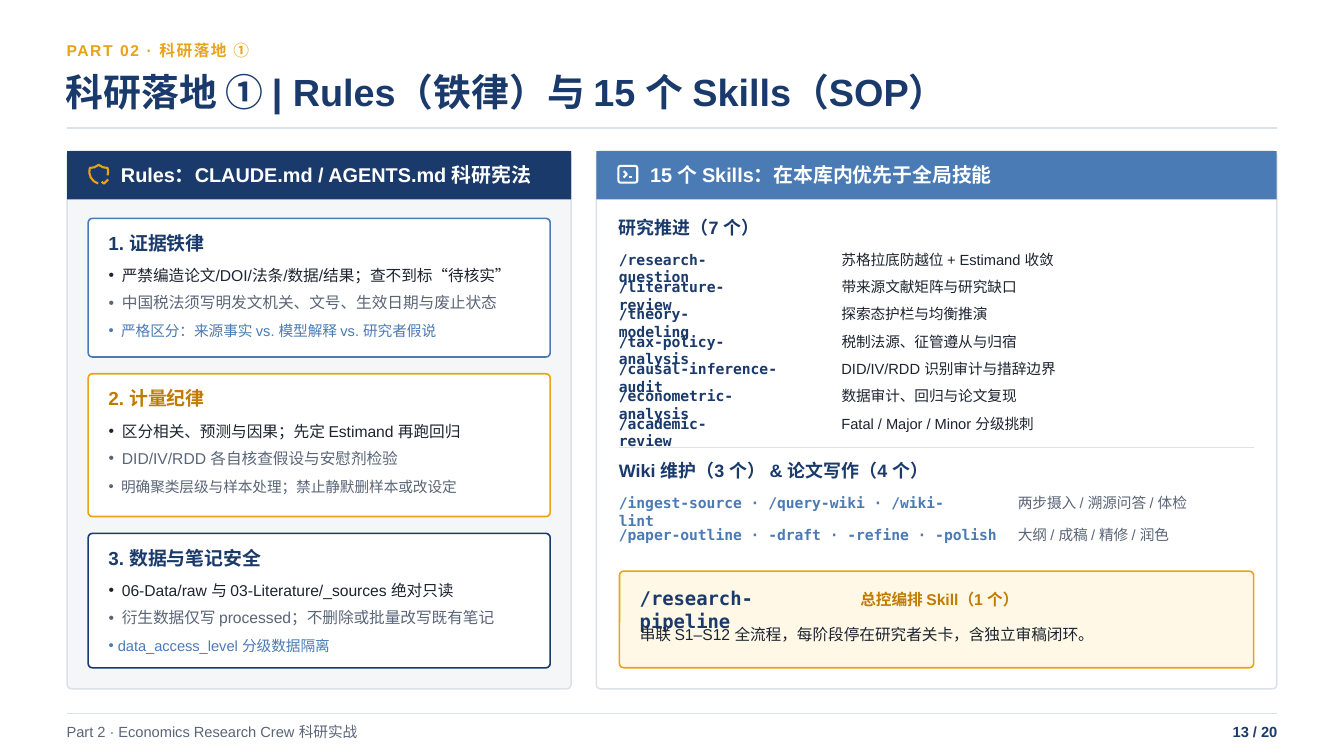
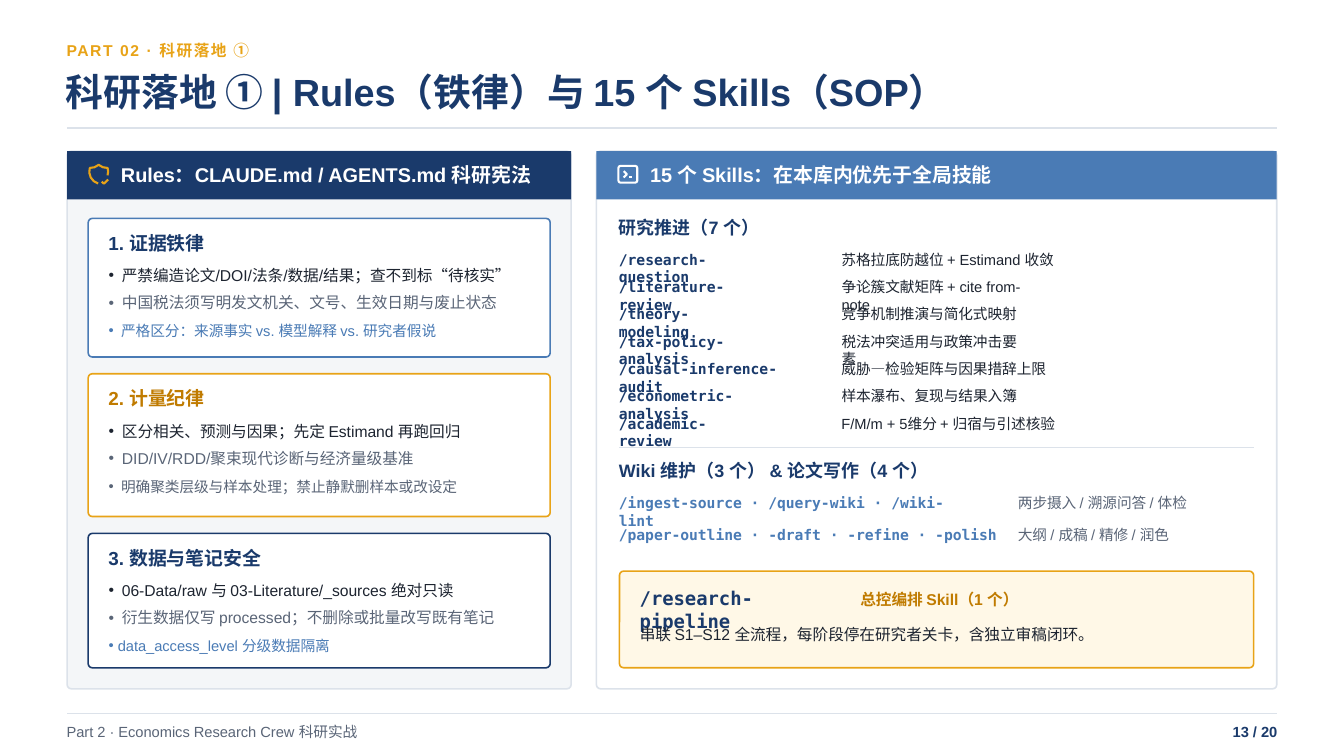
Before and after one commit to shjzzzz/Economics-Research-Crew, a slide deck: slide 13 of Claude_Code_基础与_Economics_Research_Crew_实战.pptx. Drawn at 1344x756 pixels with LibreOffice and Linux fonts; fonts in the diff are those of the drawing. Boxes give left, top, right and bottom in pixels: in the first picture for what was removed or moved away, otherwise in the second. Text is boxed around its words. In the diff, an @@ line names an element or a change of style, - is before the commit and + after.

```diff
--- a/Claude_Code_基础与_Economics_Research_Crew_实战.pptx
+++ b/Claude_Code_基础与_Economics_Research_Crew_实战.pptx
@@ text at [842, 279, 1020, 313]: text changed @@
-带来源文献矩阵与研究缺口
+争论簇文献矩阵 + cite from-note
@@ text at [841, 305, 1016, 320]: text changed @@
-探索态护栏与均衡推演
+竞争机制推演与简化式映射
@@ text at [841, 359, 1046, 375]: text changed @@
-DID/IV/RDD 识别审计与措辞边界
+威胁—检验矩阵与因果措辞上限
@@ text at [842, 334, 1017, 369]: text changed @@
-税制法源、征管遵从与归宿
+税法冲突适用与政策冲击要素
@@ text at [842, 388, 1017, 403]: text changed @@
-数据审计、回归与论文复现
+样本瀑布、复现与结果入簿
@@ text at [841, 416, 1055, 431]: text changed @@
-Fatal / Major / Minor 分级挑刺
+F/M/m + 5维分 + 归宿与引述核验
@@ text at [122, 451, 414, 466]: text changed @@
-• DID/IV/RDD 各自核查假设与安慰剂检验
+• DID/IV/RDD/聚束现代诊断与经济量级基准
```
Also in this commit, not shown: 7 other slides changed.
